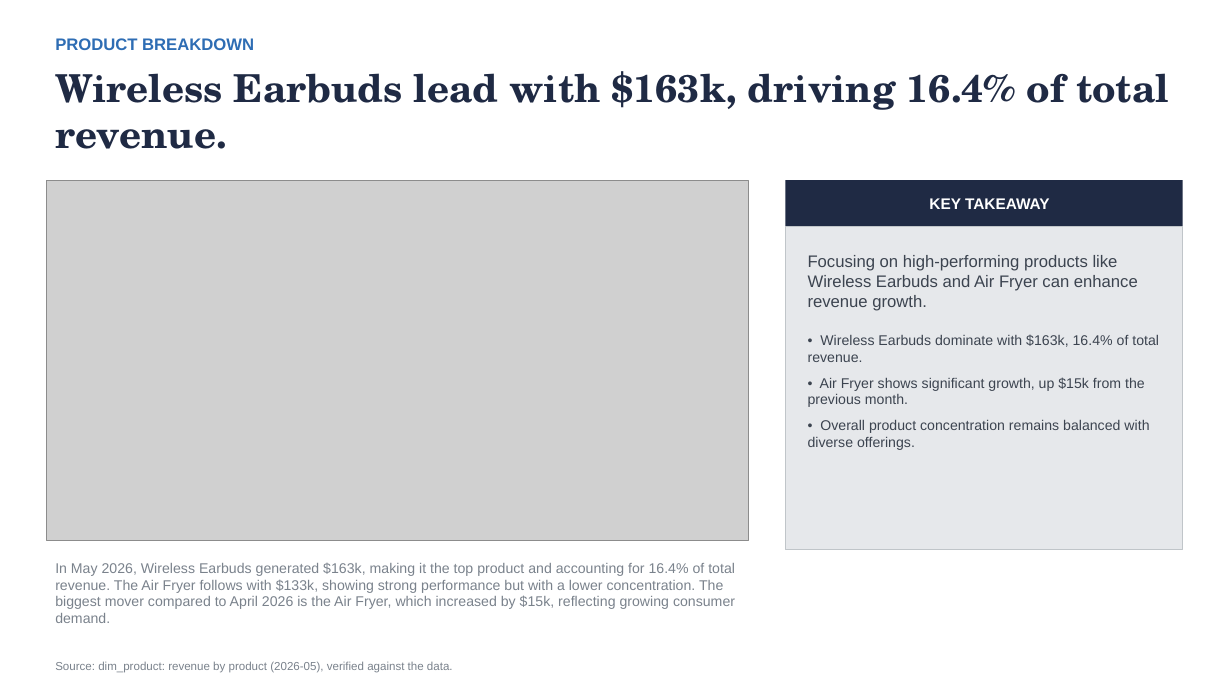
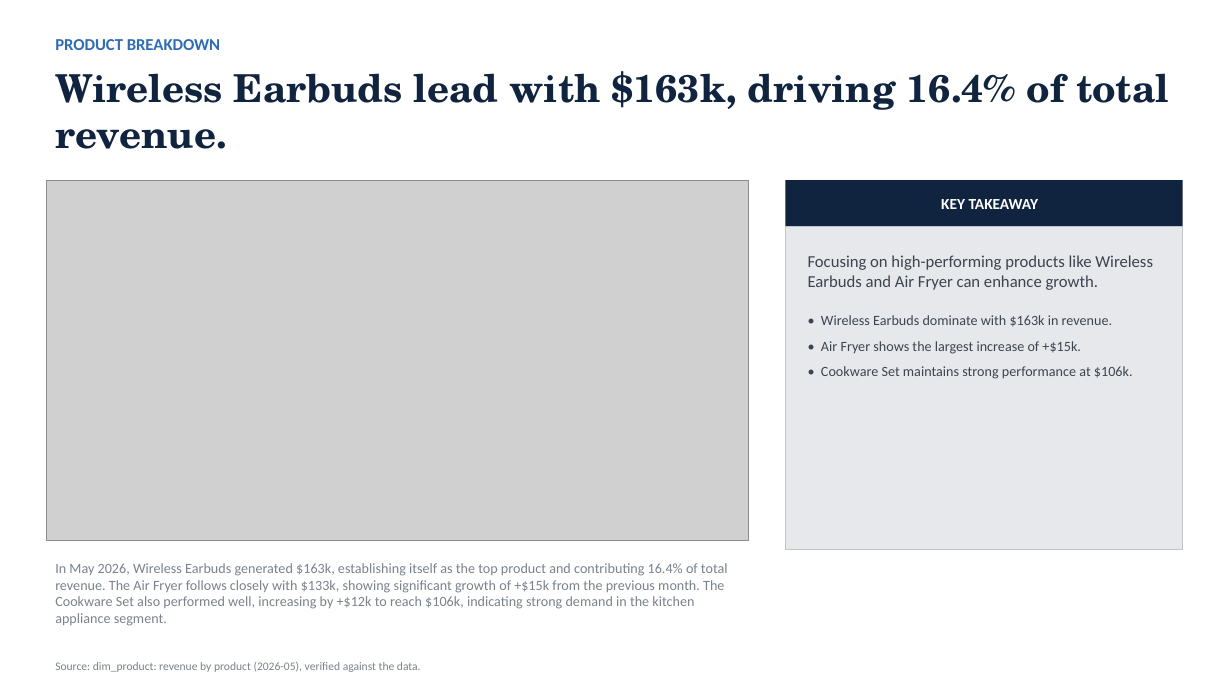
Before and after one commit to AronSarosi/ai-report-generator, a slide deck: slide 7 of app/examples/retail_sales/report.pptx. Drawn at 1232x693 pixels with LibreOffice and Linux fonts; fonts in the diff are those of the drawing; grey boxes stand for pictures. Boxes give left, top, right and bottom in pixels: in the first picture for what was removed or moved away, otherwise in the second. Text is boxed around its words. In the diff, an @@ line names an element or a change of style, - is before the commit and + after.

```diff
--- a/app/examples/retail_sales/report.pptx
+++ b/app/examples/retail_sales/report.pptx
@@ text "PRODUCT BREAKDOWN" at bbox=[55, 39, 220, 50]: font Arial to Calibri @@
@@ rectangle "KEY TAKEAWAY" at bbox=[786, 180, 1183, 226]: font Arial to Calibri; fill #1F2A44 to #11243F @@
@@ text in rectangle at bbox=[808, 255, 1153, 379]: text changed; font Arial to Calibri @@
-Focusing on high-performing products like Wireless Earbuds and Air Fryer can enhance revenue growth.
-• Wireless Earbuds dominate with $163k, 16.4% of total revenue.
-• Air Fryer shows significant growth, up $15k from the previous month.
-• Overall product concentration remains balanced with diverse offerings.
+Focusing on high-performing products like Wireless Earbuds and Air Fryer can enhance growth.
+• Wireless Earbuds dominate with $163k in revenue.
+• Air Fryer shows the largest increase of +$15k.
+• Cookware Set maintains strong performance at $106k.
@@ text at bbox=[55, 563, 728, 626]: text changed; font Arial to Calibri @@
-In May 2026, Wireless Earbuds generated $163k, making it the top product and accounting for 16.4% of total revenue. The Air Fryer follows with $133k, showing strong performance but with a lower concentration. The biggest mover compared to April 2026 is the Air Fryer, which increased by $15k, reflecting growing consumer demand.
+In May 2026, Wireless Earbuds generated $163k, establishing itself as the top product and contributing 16.4% of total revenue. The Air Fryer follows closely with $133k, showing significant growth of +$15k from the previous month. The Cookware Set also performed well, increasing by +$12k to reach $106k, indicating strong demand in the kitchen appliance segment.
@@ text "Source: dim_product: revenue by product ..." at bbox=[55, 662, 421, 672]: font Arial to Calibri @@
```
Also in this commit, not shown: 7 other slides changed, 38 other files.
